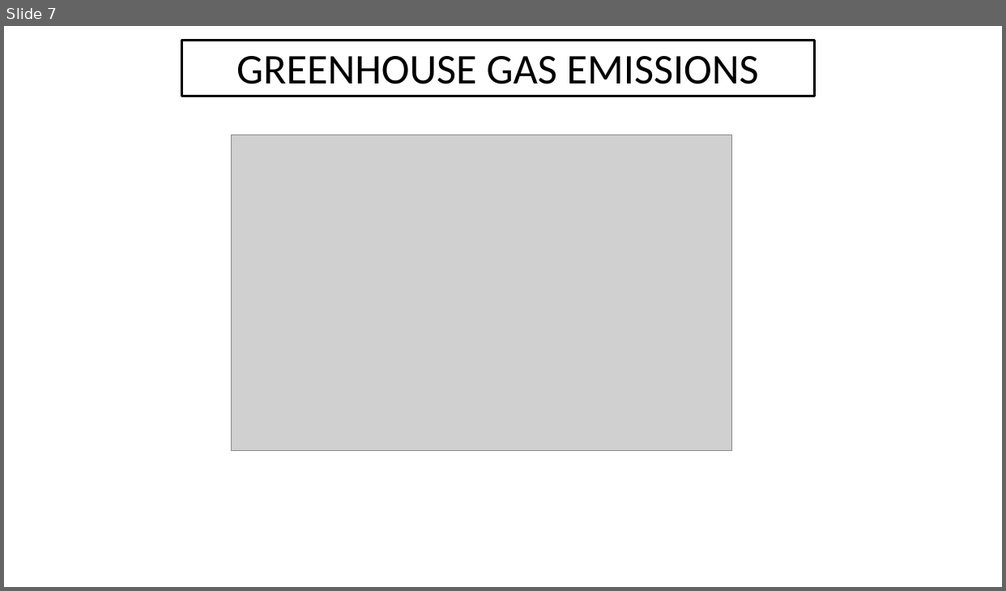
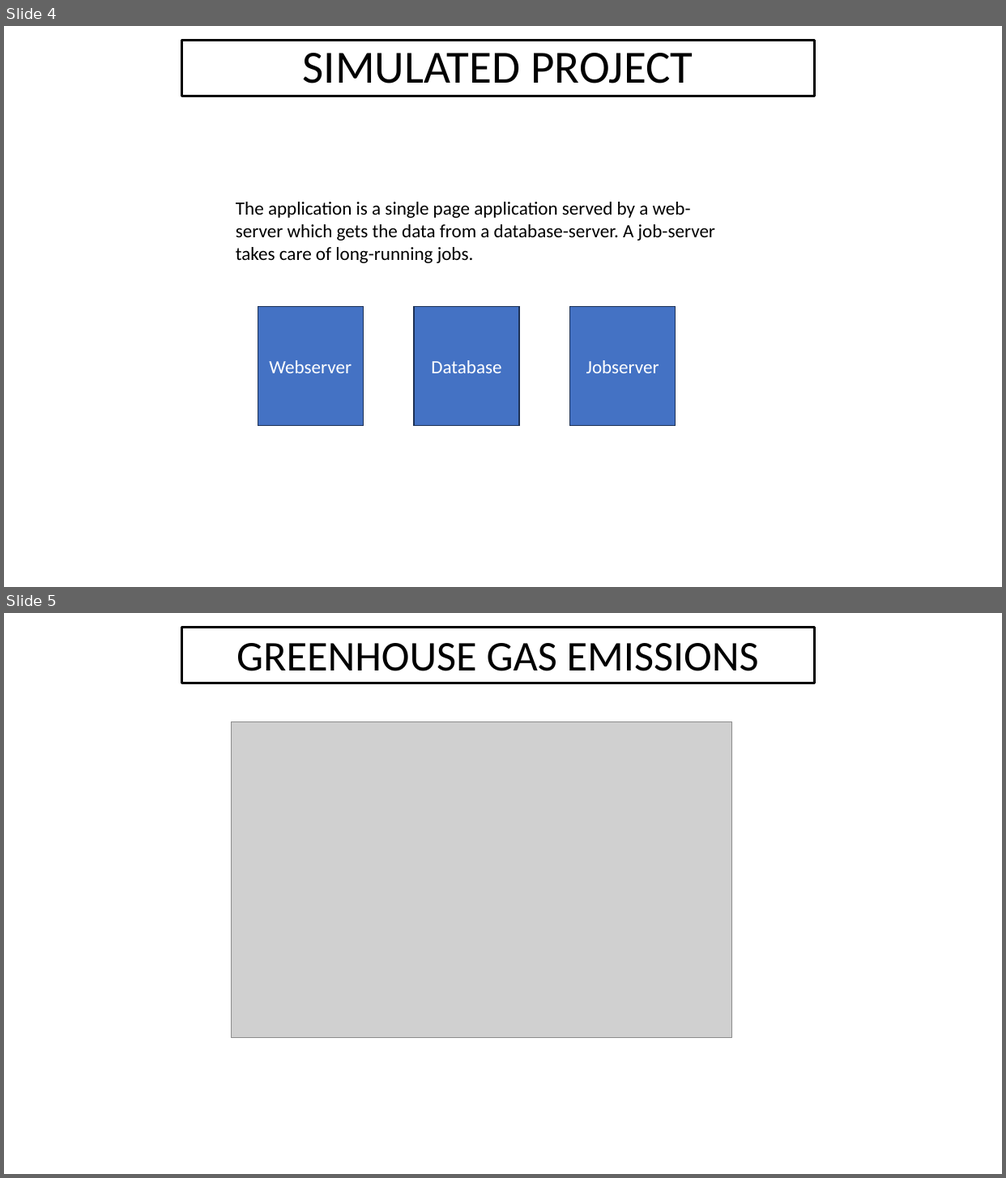
Before and after one commit to abeggchr/environmental-impact-estimator, a slide deck: talks/2023-11-23-zuehlke-architecture-day.pptx. Shown one above the other, each under a label of ours: slide 7 before the commit, slides 4 and 5 after it. The pictures are 1006x591 and 1006x1178 pixels, drawn with LibreOffice and Linux fonts; fonts in the diff are those of the drawing; grey boxes stand for pictures; background and template pictures are left out. Boxes give left, top, right and bottom in pixels: in the first picture for what was removed or moved away, otherwise in the second. Text is boxed around its words. In the diff, an @@ line names an element or a change of style, - is before the commit and + after.

```diff
--- a/talks/2023-11-23-zuehlke-architecture-day.pptx
+++ b/talks/2023-11-23-zuehlke-architecture-day.pptx
@@ slide 4 added at (x1=4, y1=26, x2=1002, y2=587), background #FFFFFF @@
@@ rectangle added at (x1=181, y1=41, x2=814, y2=96), fill #FFFFFF at 75% opacity, outline #000000 2.25 pt, 44.4 pt, text #000000 @@
+SIMULATED PROJECT
@@ text added at (x1=236, y1=202, x2=715, y2=263), 18 pt, text #000000 @@
+The application is a single page application served by a web-server which gets the data from a database-server. A job-server takes care of long-running jobs.
@@ rectangle added at (x1=258, y1=307, x2=364, y2=426), fill #4472C4, outline #1E3256 1 pt, 18 pt, text #FFFFFF @@
+Webserver
@@ rectangle added at (x1=414, y1=307, x2=520, y2=426), fill #4472C4, outline #1E3256 1 pt, 18 pt, text #FFFFFF @@
+Database
@@ rectangle added at (x1=570, y1=307, x2=675, y2=426), fill #4472C4, outline #1E3256 1 pt, 18 pt, text #FFFFFF @@
+Jobserver
@@ what was slide 7 is now slide 5 @@
```
Also in this commit, not shown: 3 slides changed, 5 other slides added, 1 other file.
